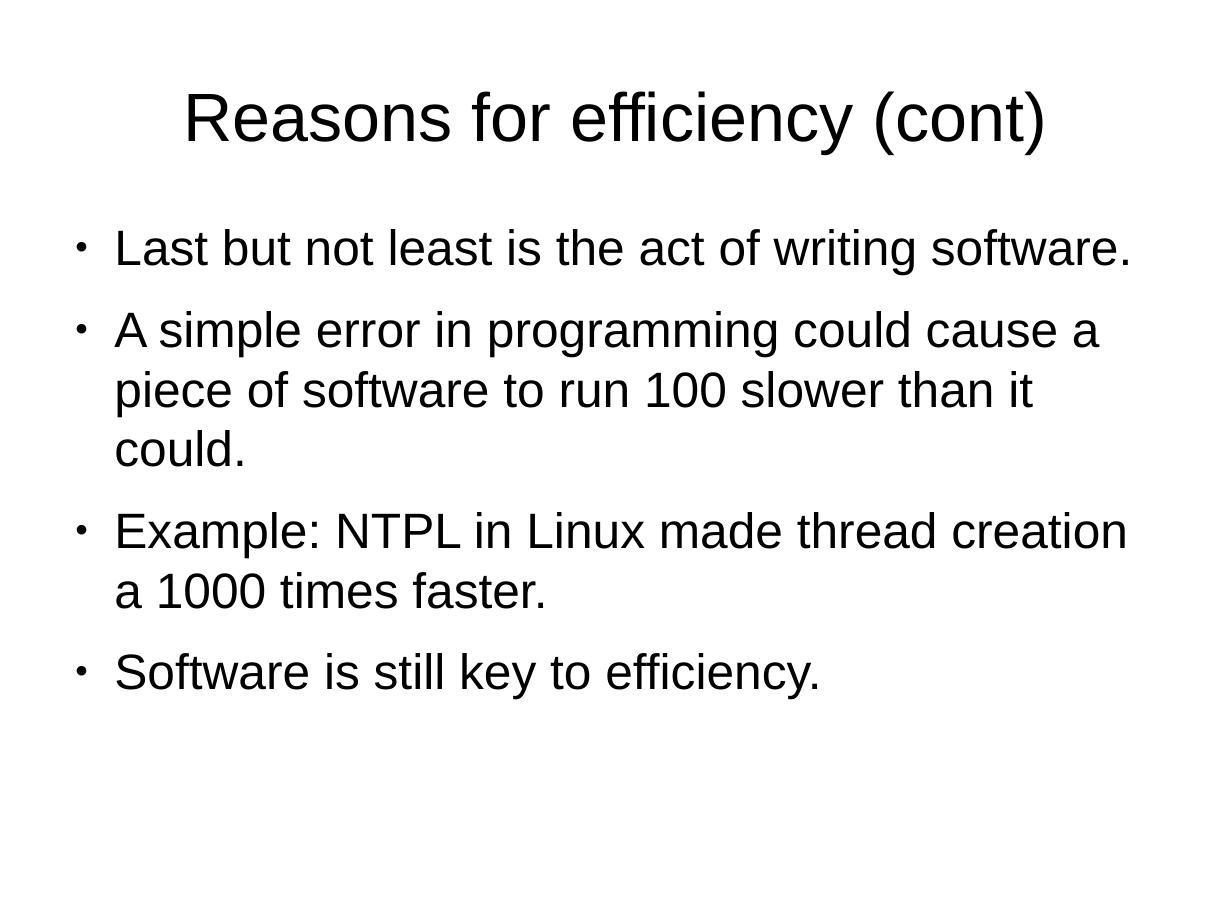
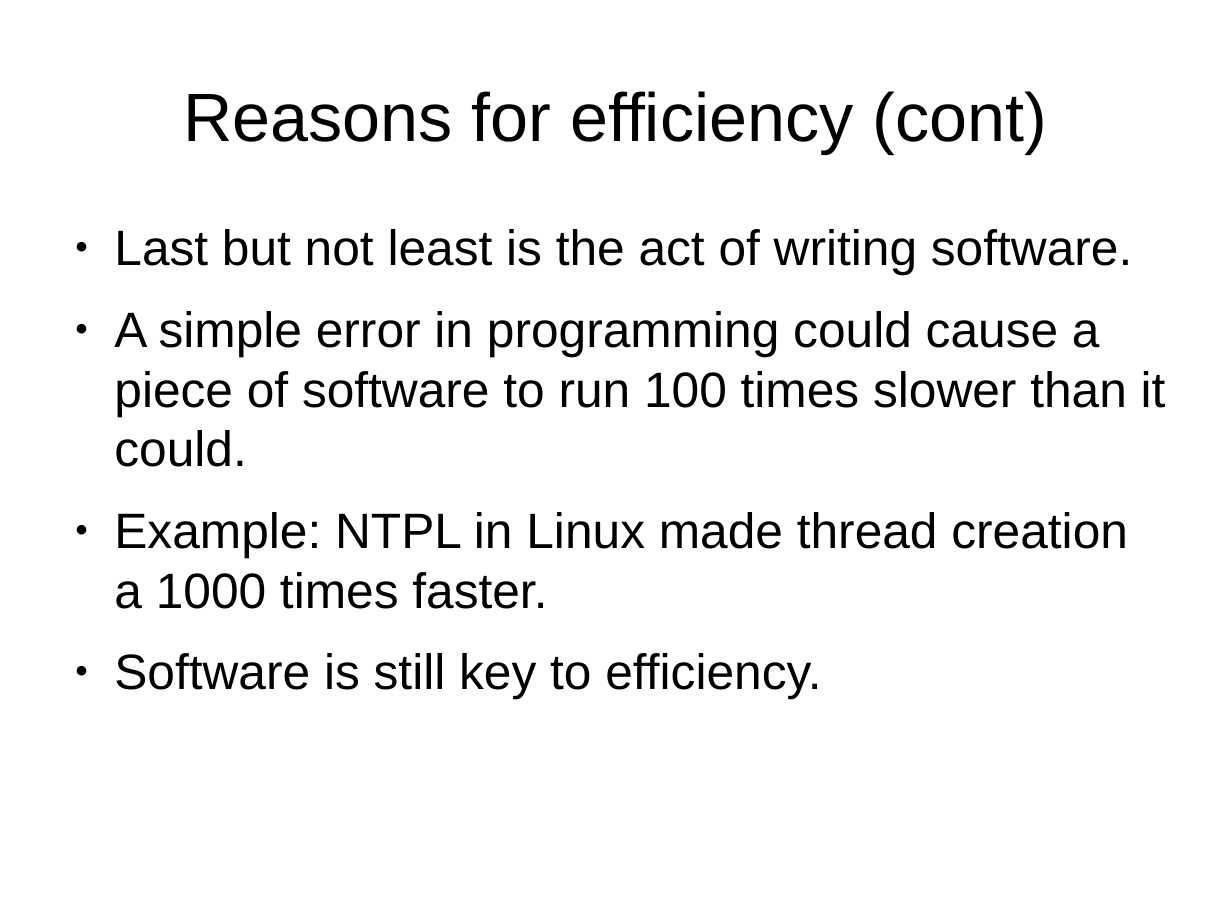
Before and after one commit to veltzer/demos, a slide deck: slide 43 of cpp/multi_core/effective_cplusplus.odp. Drawn at 1232x924 pixels with LibreOffice and Linux fonts; fonts in the diff are those of the drawing. Boxes give left, top, right and bottom in pixels: in the first picture for what was removed or moved away, otherwise in the second. Text is boxed around its words. In the diff, an @@ line names an element or a change of style, - is before the commit and + after.

```diff
--- a/cpp/multi_core/effective_cplusplus.odp
+++ b/cpp/multi_core/effective_cplusplus.odp
@@ text at (114,311,1166,467): text changed @@
-● A simple error in programming could cause a piece of software to run 100 slower than it could.
+● A simple error in programming could cause a piece of software to run 100 times slower than it could.
```
Also in this commit, not shown: 11 other slides changed, 6 slides added, 1 other file.
